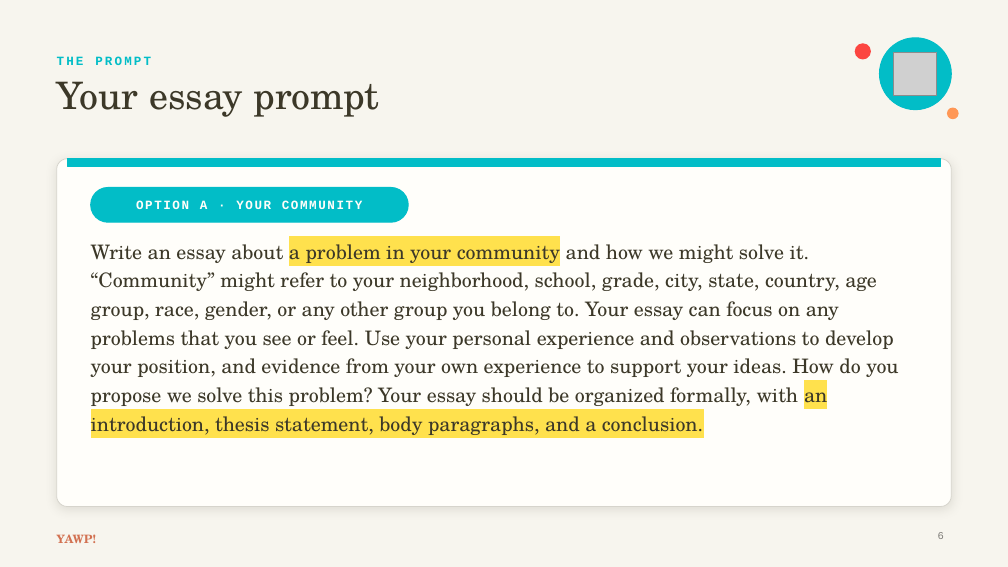
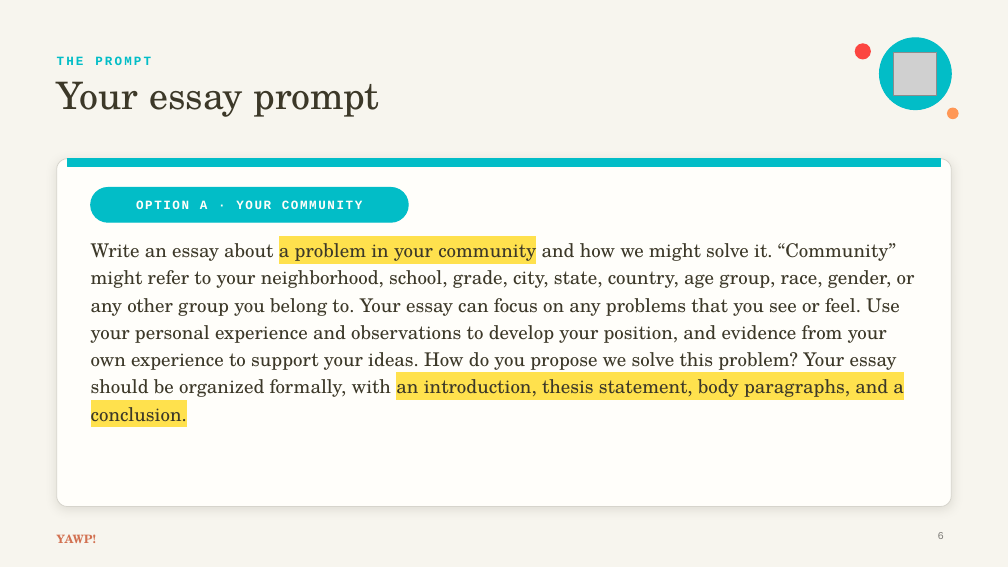
Before and after one commit to The-Connell-School/yawp, a slide deck: slide 6 of docs/decks/thesis-driven-essay/lesson-2-pre-writing.pptx. Drawn at 1008x567 pixels with LibreOffice and Linux fonts; fonts in the diff are those of the drawing; grey boxes stand for pictures. Boxes give left, top, right and bottom in pixels: in the first picture for what was removed or moved away, otherwise in the second. Text is boxed around its words. In the diff, an @@ line names an element or a change of style, - is before the commit and + after.

```diff
--- a/docs/decks/thesis-driven-essay/lesson-2-pre-writing.pptx
+++ b/docs/decks/thesis-driven-essay/lesson-2-pre-writing.pptx
@@ text "Write an essay about a ..." at [91,243,915,428]: size 19 to 18 pt @@
```
Also in this commit, not shown: 9 other files.
